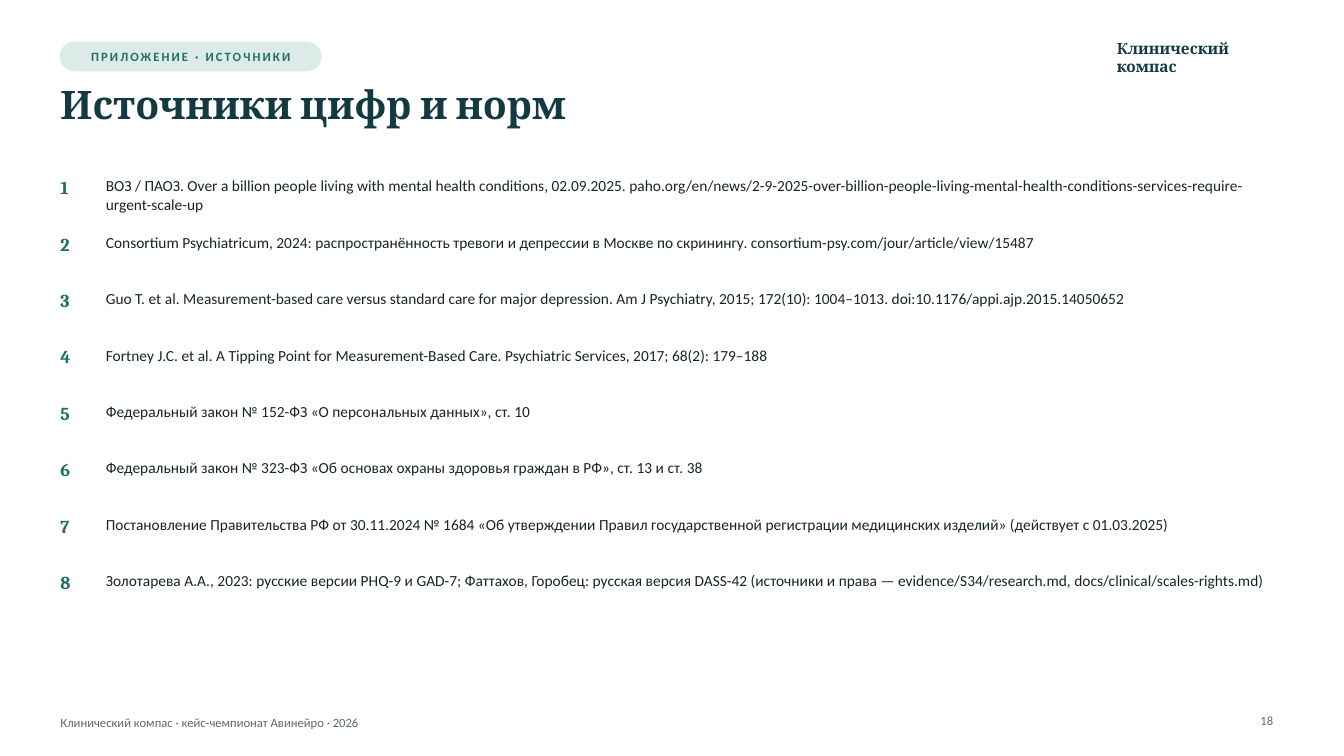
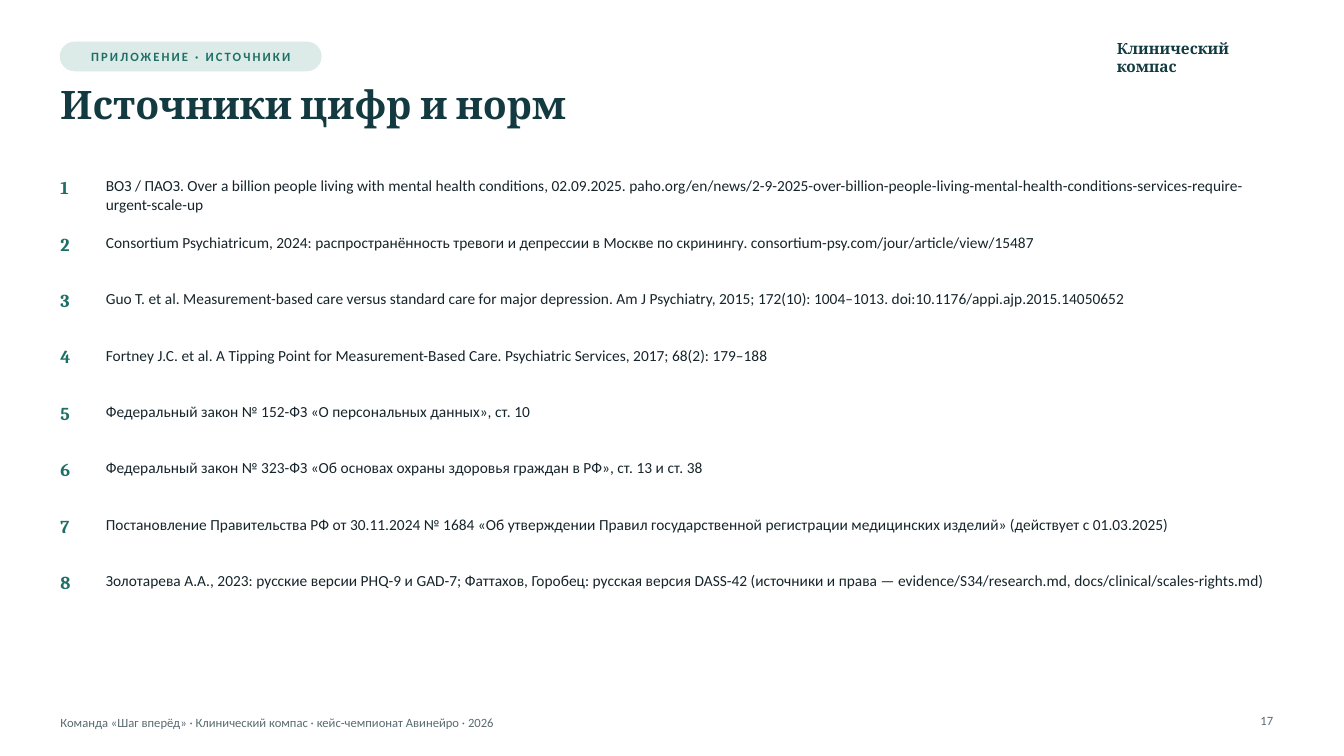
Before and after one commit to Azimat000/clinical-compass, a slide deck: slide 17 of deliverables/presentation/klinicheskiy-kompas-demo-day.pptx (slide 18 before the commit). Drawn at 1344x756 pixels with LibreOffice and Linux fonts; fonts in the diff are those of the drawing; background and template pictures are left out. Boxes give left, top, right and bottom in pixels: in the first picture for what was removed or moved away, otherwise in the second. Text is boxed around its words. In the diff, an @@ line names an element or a change of style, - is before the commit and + after.

```diff
--- a/deliverables/presentation/klinicheskiy-kompas-demo-day.pptx
+++ b/deliverables/presentation/klinicheskiy-kompas-demo-day.pptx
@@ text at <box>60,718,494,729</box>: text changed @@
-Клинический компас · кейс-чемпионат Авинейро · 2026
+Команда «Шаг вперёд» · Клинический компас · кейс-чемпионат Авинейро · 2026
@@ page number at <box>1260,717,1273,725</box>: text changed @@
-18
+17
```
Also in this commit, not shown: 15 other slides changed, 2 slides added, 2 slides removed, 12 other files.
